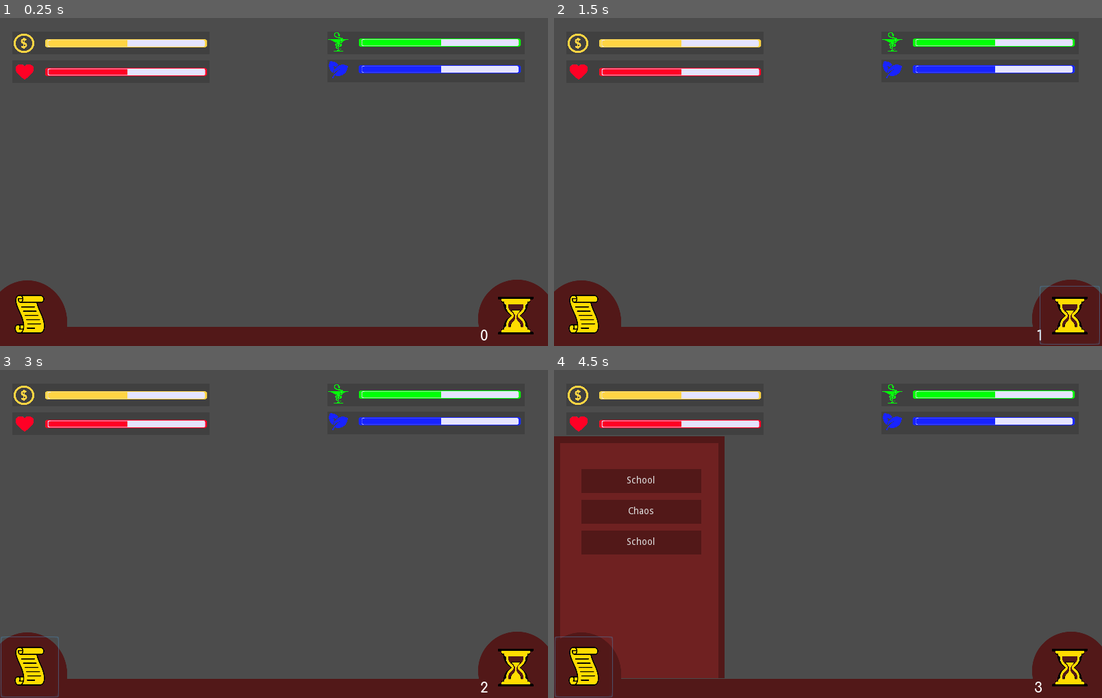
Above: before the commit, frames 1-4 (two rows, left to right).
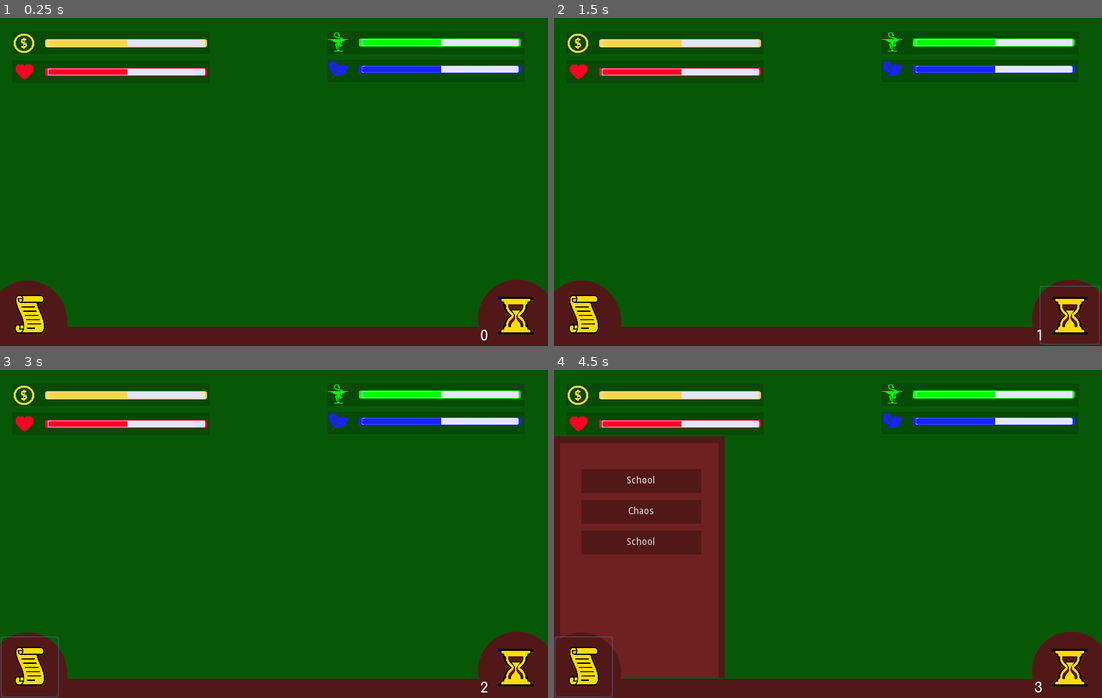
Above: after the commit, the same moments.

Repository: Speedphoenix/Mayor-of-Kanaka
Game: Godot game, scene res://scenes/MainScene.tscn
Same seed, same stepped clock (60 frames per second), same inputs: the game is played once before the commit and once after it.
Inputs (mouse positions are in pixels of both pictures, inside the frame that each line leads up to):
- Up to frame 1 (0.25 s): no input
- Up to frame 2 (1.5 s): click (581, 313) at 0.5 s; click (1069, 316) at 1.25 s
- Up to frame 3 (3 s): click (515, 668) at 2 s; click (27, 665) at 2.75 s
- Up to frame 4 (4.5 s): click (1069, 668) at 3.5 s; click (581, 665) at 4.25 s

The runs differ from the first frame. In frame 1, 88% of the frame differs, in the area x 0-100%, y 0-95%; in frame 2, 88%; in frame 3, 88%; in frame 4, 66%.

Commit message:
improve event log system

Diff:
--- a/scenes/MainScene.tscn
+++ b/scenes/MainScene.tscn
@@ -14,7 +14,6 @@
 visible = false
 
 [node name="Background" type="ColorRect" parent="."]
-visible = false
 margin_left = -667.528
 margin_top = -651.964
 margin_right = 1622.47
@@ -79,9 +78,11 @@
 [connection signal="eventChanged" from="EventsController" to="EventsController/EventsUIController/EventsUI" method="_on_eventChanged"]
 [connection signal="pressed" from="EventsController/CreateEventButton" to="EventsController" method="_on_CreateEventButton_pressed"]
 [connection signal="accepted" from="EventsController/EventsUIController/EventsUI" to="BarsController/BarsUI" method="_on_event_accepted"]
+[connection signal="accepted" from="EventsController/EventsUIController/EventsUI" to="UnderUIController/UnderUI" method="_on_event_accepted"]
 [connection signal="close" from="EventsController/EventsUIController/EventsUI" to="EventsController" method="_on_EventsUI_close"]
 [connection signal="onHold" from="EventsController/EventsUIController/EventsUI" to="BarsController/BarsUI" method="_on_event_onHold"]
 [connection signal="refused" from="EventsController/EventsUIController/EventsUI" to="BarsController/BarsUI" method="_on_event_refused"]
+[connection signal="refused" from="EventsController/EventsUIController/EventsUI" to="UnderUIController/UnderUI" method="_on_event_refused"]
 [connection signal="eventToDisplay" from="UnderUIController/UnderUI" to="EventsController" method="_on_eventToDisplay"]
 [connection signal="nextTurn" from="UnderUIController/UnderUI" to="BarsController/BarsUI" method="_on_nextTurn"]
 [connection signal="nextTurn" from="UnderUIController/UnderUI" to="EventsController" method="_on_nextTurn"]
--- a/scripts/UnderUI.gd
+++ b/scripts/UnderUI.gd
@@ -29,39 +29,65 @@
 		var eventCounter = 0
 		for event in eventsList:
 			eventCounter += 1
-			var eventTitle = event["title"]
-			var eventID = event["id"]
-			var detailMenuController = $EventDetailsController/DetailsMenuController
+			if eventCounter <= 5 :
+				var eventTitle = event["title"]
+				var eventID = event["id"]
+				var detailMenuController = $EventDetailsController/DetailsMenuController
 
-			var controller = Control.new()
-			controller.name = "Controller" + String(eventCounter)
-			controller.margin_left = 40
-			controller.margin_top = 100 + (eventCounter * 45)
+				var controller = Control.new()
+				controller.name = "Controller" + String(eventCounter)
+				controller.margin_left = 40
+				controller.margin_top = 100 + (eventCounter * 45)
 
-			var background = ColorRect.new()
-			background.name = "background" + String(eventCounter)
-			background.margin_right = 175
-			background.margin_bottom = 35
-			background.color = Color("531919")
+				var background = ColorRect.new()
+				background.name = "background" + String(eventCounter)
+				background.margin_right = 175
+				background.margin_bottom = 35
+				background.color = Color("531919")
 
-			var button = Button.new()
-			background.name = "button" + String(eventCounter)
-			button.flat = true
-			button.text = eventTitle
-			button.margin_right = 175
-			button.margin_bottom = 35
+				var button = Button.new()
+				background.name = "button" + String(eventCounter)
+				button.flat = true
+				button.text = eventTitle
+				button.margin_right = 175
+				button.margin_bottom = 35
 
-			button.connect("pressed", self, "_on_eventButton_pressed", [eventID])
+				button.connect("pressed", self, "_on_eventButton_pressed", [eventID])
 
-			controller.add_child(background)
-			controller.add_child(button)
-			detailMenuController.add_child(controller)
+				controller.add_child(background)
+				controller.add_child(button)
+				detailMenuController.add_child(controller)
 
 		$EventDetailsController/DetailsMenuController.show()
 	else:
+		var detailMenuController = $EventDetailsController/DetailsMenuController
+		var background = $EventDetailsController/DetailsMenuController/Background
+		var backgroundBorder = $EventDetailsController/DetailsMenuController/BackgroundBorder
+		for n in detailMenuController.get_children():
+			if (n != background && n != backgroundBorder):
+				detailMenuController.remove_child(n)
+				n.queue_free()
 		$EventDetailsController/DetailsMenuController.hide()
 
 
 func _on_eventButton_pressed(eventID):
-	#print("Event ID to be printed : ", eventID)
+	#print("Event ID to be displayed : ", eventID)
 	emit_signal("eventToDisplay", eventID)
+
+
+func _on_event_accepted(event):
+	var Global = get_node("/root/Global")
+	eventsList = Global.eventsList
+	#var eventID = event["id"]
+	eventsList.erase(event)
+	Global.eventsList = eventsList
+	$EventDetailsController/DetailsMenuController.hide()
+
+
+func _on_event_refused(event):
+	var Global = get_node("/root/Global")
+	eventsList = Global.eventsList
+	#var eventID = event["id"]
+	eventsList.erase(event)
+	Global.eventsList = eventsList
+	$EventDetailsController/DetailsMenuController.hide()
